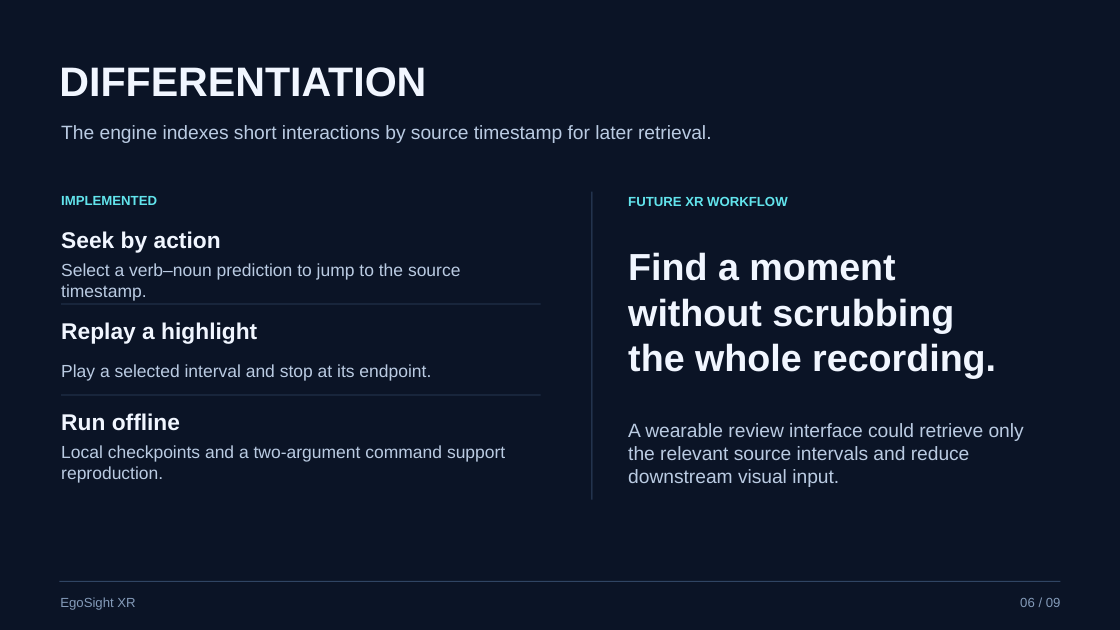
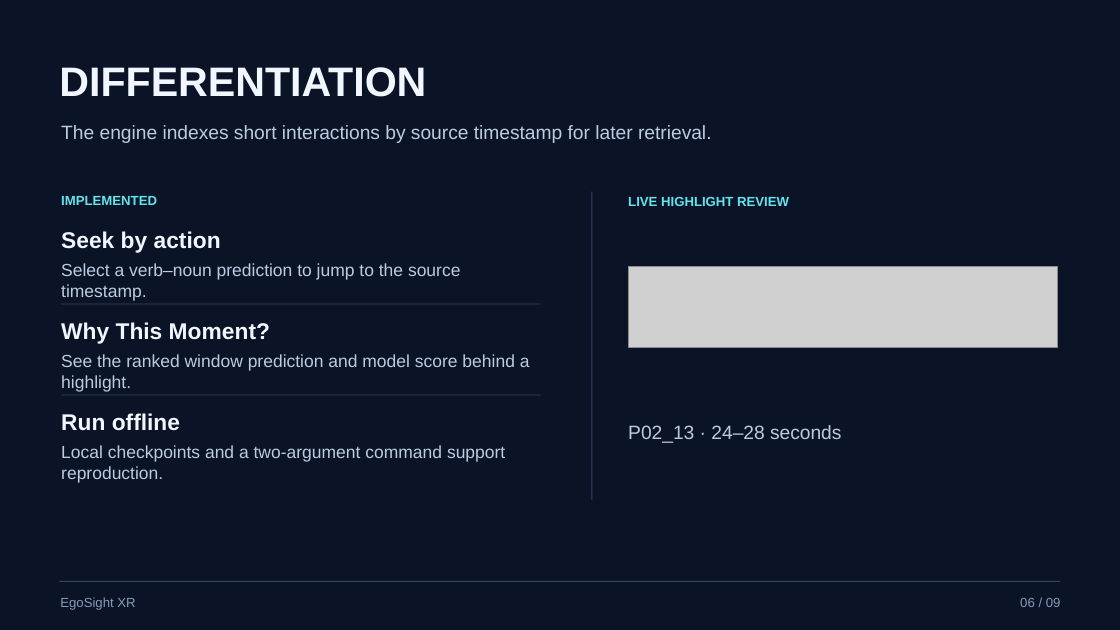
Before and after one commit to ArhamChoudhary-ui/DentiLens, a slide deck: slide 6 of submission/EgoSight XR/EgoSight XR.pptx. Drawn at 1120x630 pixels with LibreOffice and Linux fonts; fonts in the diff are those of the drawing; grey boxes stand for pictures. Boxes give left, top, right and bottom in pixels: in the first picture for what was removed or moved away, otherwise in the second. Text is boxed around its words. In the diff, an @@ line names an element or a change of style, - is before the commit and + after.

Commit message:
Verify highlight explanations and finalize the Track 4 package

```diff
--- a/submission/EgoSight XR/EgoSight XR.pptx
+++ b/submission/EgoSight XR/EgoSight XR.pptx
@@ text at (628, 197, 789, 206): text changed @@
-FUTURE XR WORKFLOW
+LIVE HIGHLIGHT REVIEW
@@ text removed at (628, 252, 996, 378) @@
-Find a moment
-without scrubbing
-the whole recording.
@@ picture added at (628, 267, 1057, 348) @@
@@ text at (61, 322, 270, 344): text changed @@
-Replay a highlight
+Why This Moment?
@@ text at (61, 354, 530, 392): text changed @@
-Play a selected interval and stop at its endpoint.
+See the ranked window prediction and model score behind a highlight.
@@ text at (628, 425, 841, 443): text changed @@
-A wearable review interface could retrieve only the relevant source intervals and reduce downstream visual input.
+P02_13 · 24–28 seconds
```
Also in this commit, not shown: 1 other slide changed, 15 other files.
